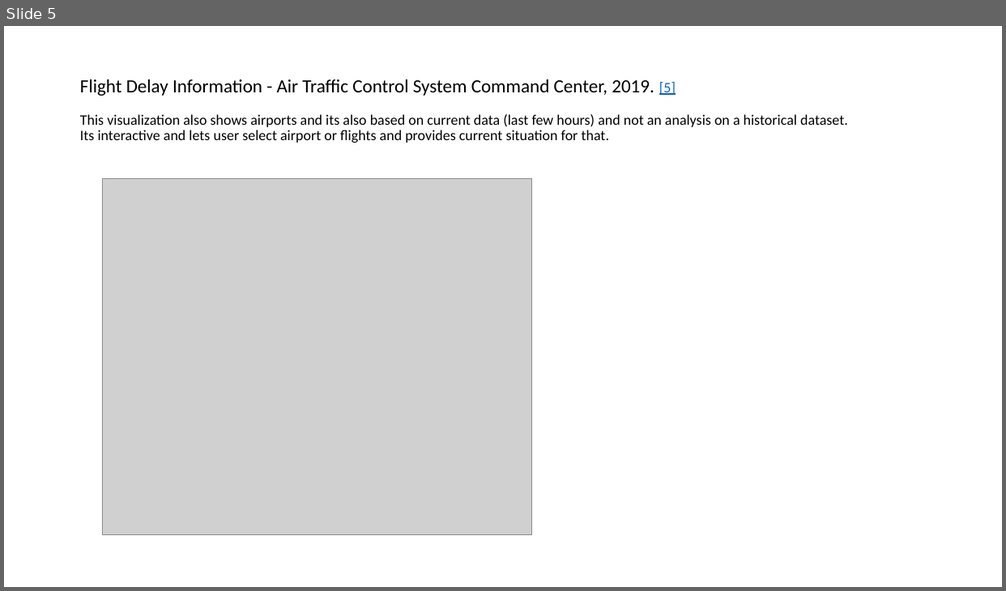
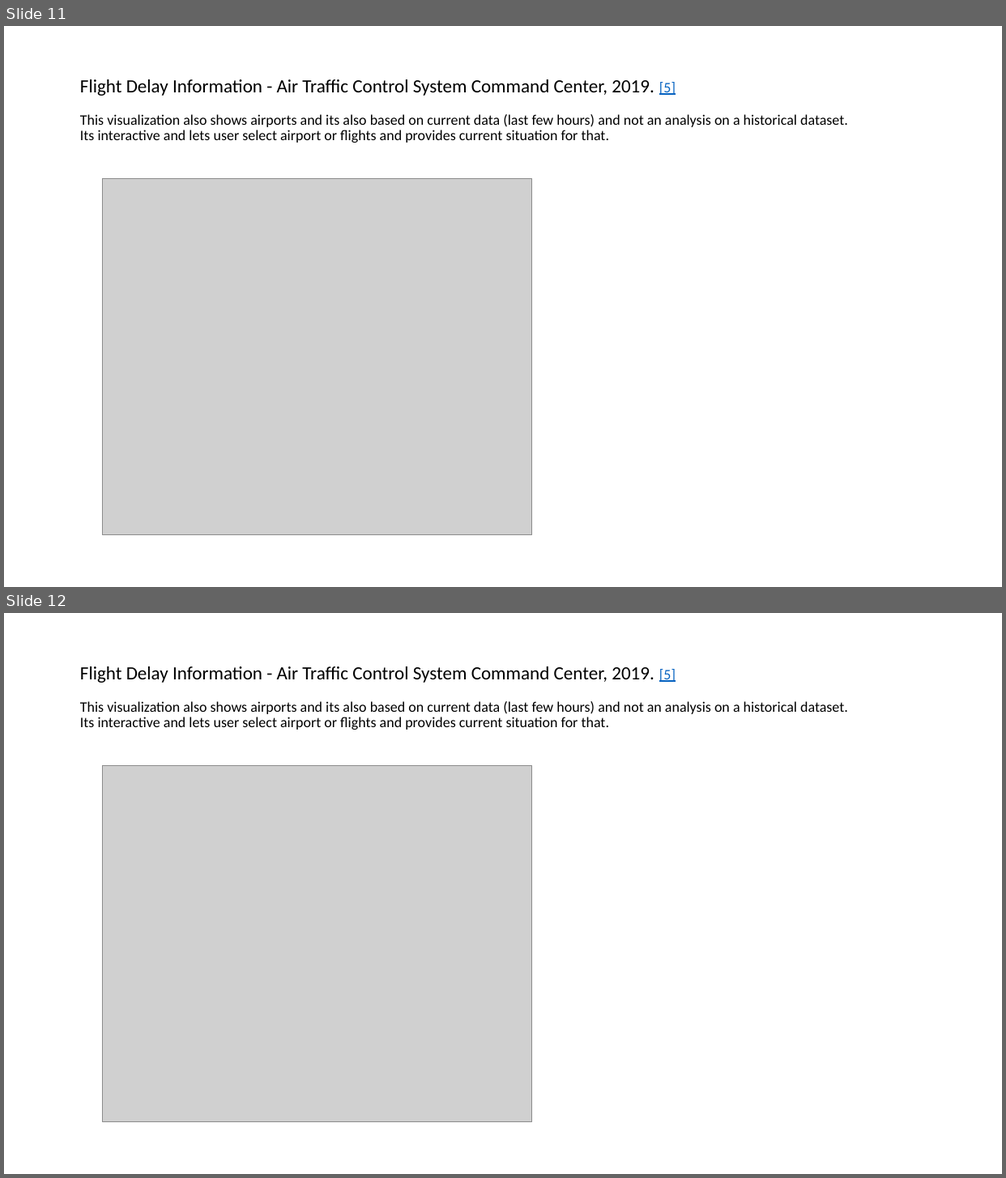
Before and after one commit to psiddam/awsSummer19Project, a slide deck: branch1/ProjectPresentation.pptx. Shown one above the other, each under a label of ours: slide 5 before the commit, slides 11 and 12 after it. The pictures are 1006x591 and 1006x1178 pixels, drawn with LibreOffice and Linux fonts; fonts in the diff are those of the drawing; grey boxes stand for pictures. Boxes give left, top, right and bottom in pixels: in the first picture for what was removed or moved away, otherwise in the second. Text is boxed around its words. In the diff, an @@ line names an element or a change of style, - is before the commit and + after.

```diff
--- a/branch1/ProjectPresentation.pptx
+++ b/branch1/ProjectPresentation.pptx
@@ slide 12 added at box(4, 613, 1002, 1174), background #FFFFFF @@
@@ title added at box(80, 666, 848, 730), 14 pt, text #000000 @@
+Flight Delay Information - Air Traffic Control System Command Center, 2019. [5]
+This visualization also shows airports and its also based on current data (last few hours) and not an analysis on a historical dataset.
+Its interactive and lets user select airport or flights and provides current situation for that.
@@ picture added at box(102, 766, 532, 1122) @@
@@ what was slide 5 is now slide 11 @@
```
Also in this commit, not shown: 5 slides changed, 12 other slides added, 2 slides removed.
